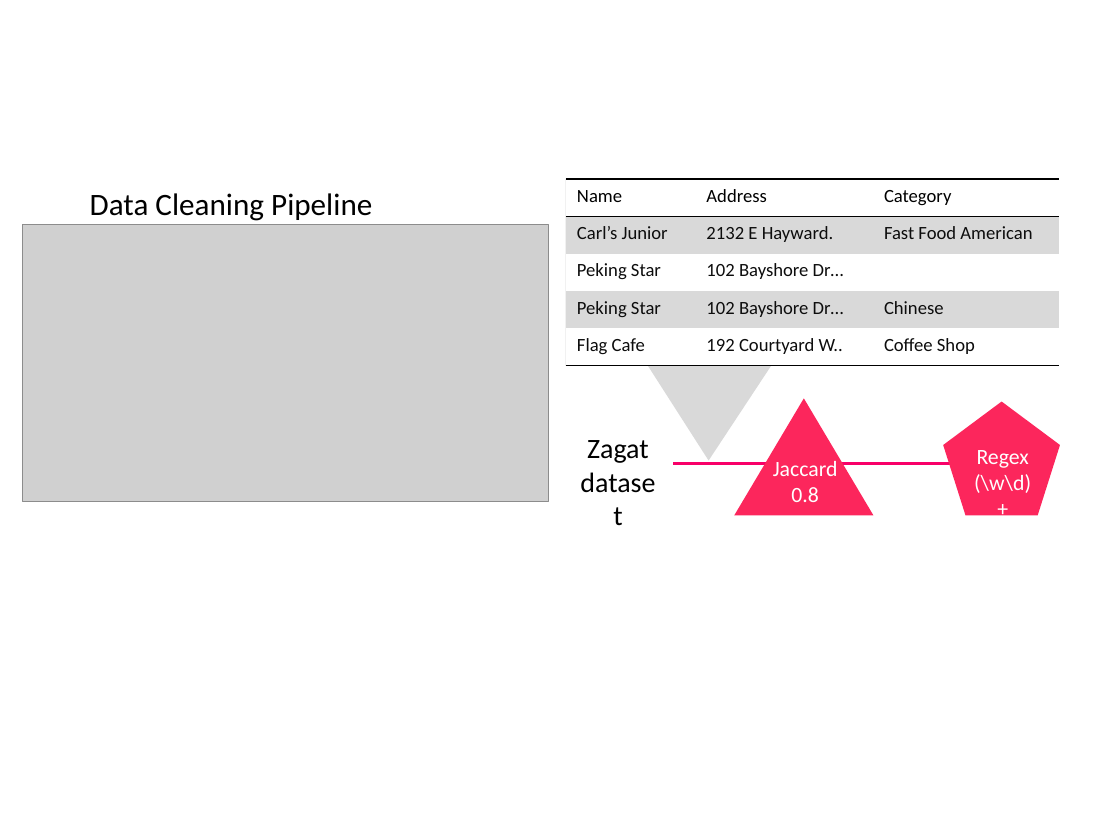
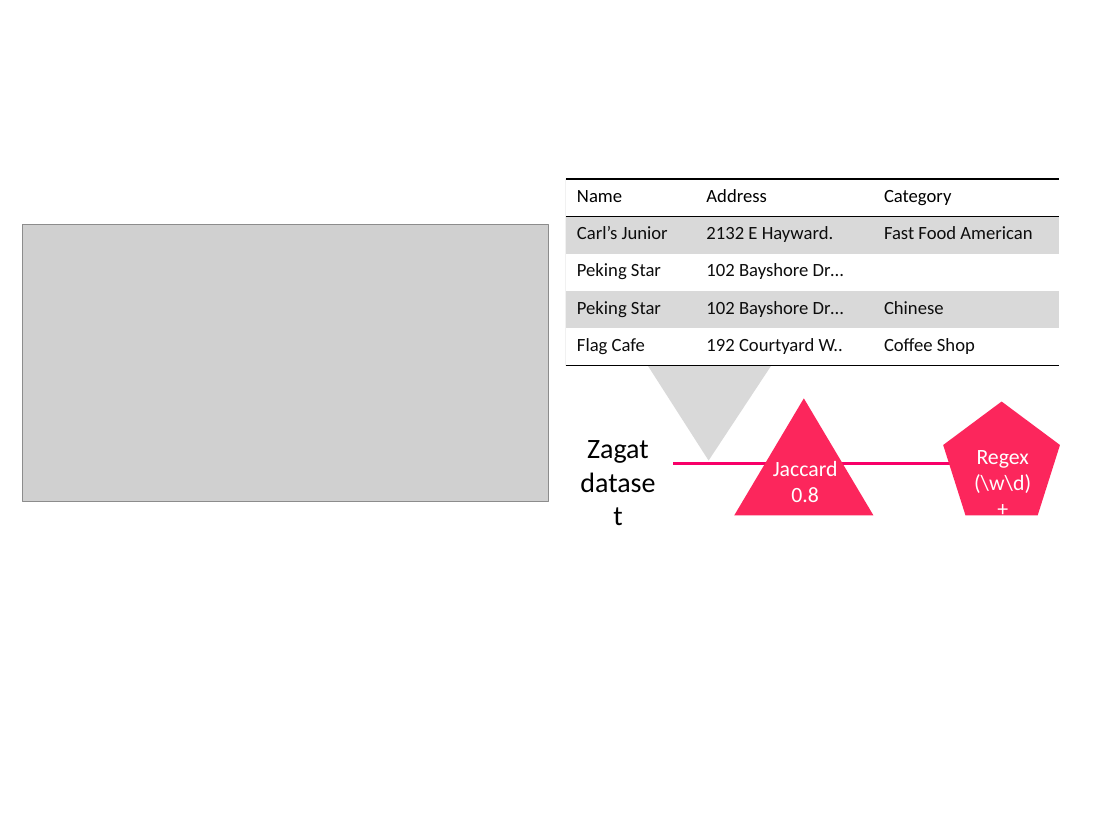
Before and after one commit to sjyk/vldb15-demo, a slide deck: slide 5 of figs/screenshot_diagrams.pptx. Drawn at 1120x840 pixels with LibreOffice and Linux fonts; fonts in the diff are those of the drawing; grey boxes stand for pictures. Boxes give left, top, right and bottom in pixels: in the first picture for what was removed or moved away, otherwise in the second. Text is boxed around its words. In the diff, an @@ line names an element or a change of style, - is before the commit and + after.

```diff
--- a/figs/screenshot_diagrams.pptx
+++ b/figs/screenshot_diagrams.pptx
@@ text removed at [90, 193, 372, 221] @@
-Data Cleaning Pipeline
```
Also in this commit, not shown: 4 other files.
